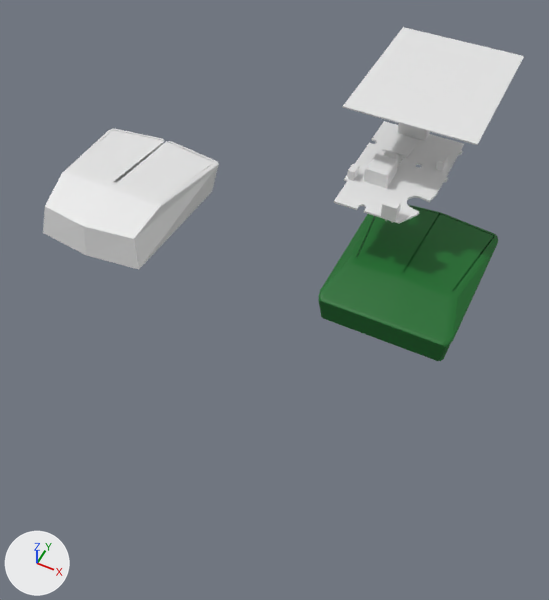
The Blender file mousemod1.blend as it was, and as the next commit left it.
Camera for both pictures: a camera (50 mm lens) standing at (18.9, -21.8, 24.0) and looking at (9.1, -2.3, -0.4). Every picture has the same lights, and +X, +Y and +Z are marked at lower left.

Names of what the first picture shows: 'Base plate', 'Cube', 'G305 circuit', 'Shell 1'.
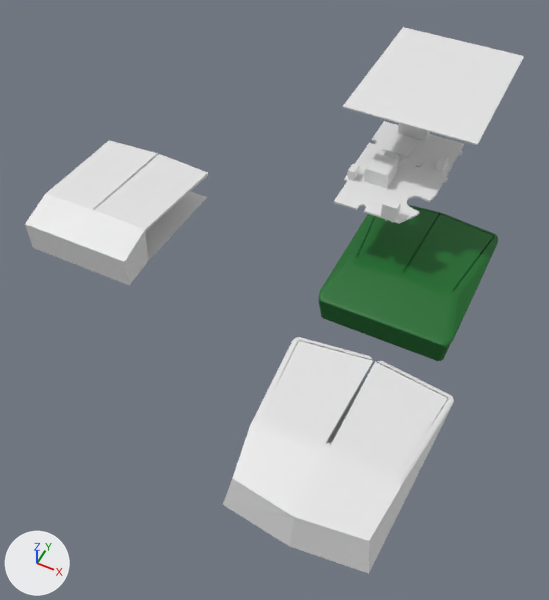
Commit message: shell 3

What differs and where, as boxes [x1, y1, x2, y2] in the pictures (549 x 600 px):
'Cube', moved: before [43, 129, 219, 269]; after [223, 337, 454, 574]
'Cube.001', added: after [25, 140, 208, 285]

Edits to the bpy script that builds the scene:
```text
Add me_cube_001:
    me_cube_001.from_pydata(...)  # 40 vertices, 29 faces, 2 loose edges; spans x -2.9..2.9, y -3.9..3.1, z -1.0..1.1
Change ob_cube:
    ob_cube.location: (0.0, 0.0, 0.0) -> (14.5, -8.54, 0.48)
Add ob_cube_001:
    ob_cube_001 = bpy.data.objects.new('Cube.001', me_cube_001)
    ob_cube_001.location = (0.0, 0.0, 0.0)
```
